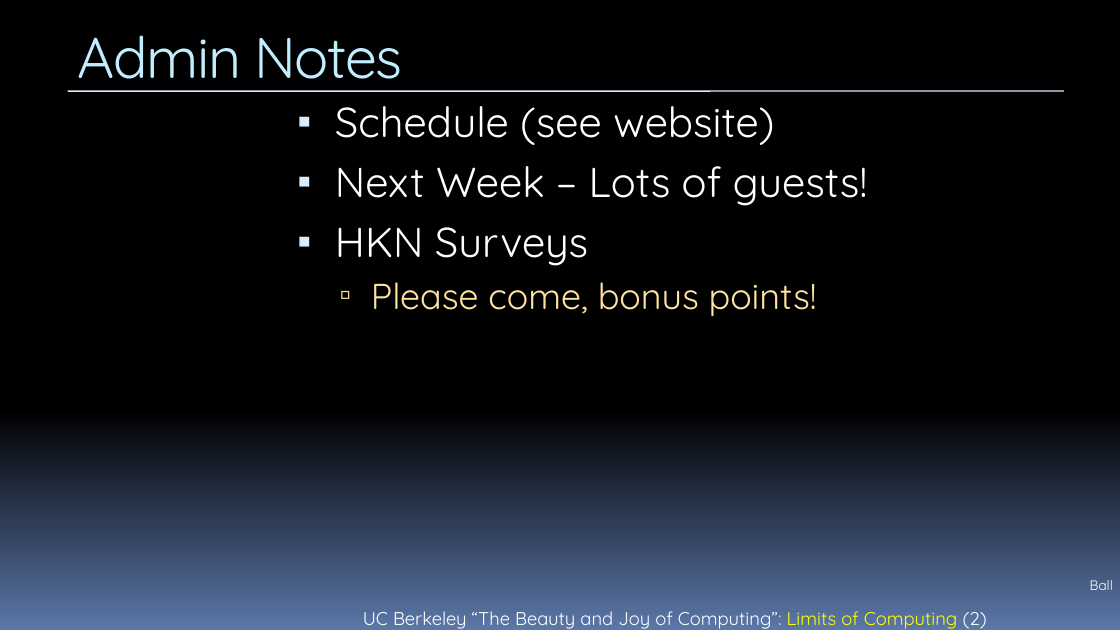
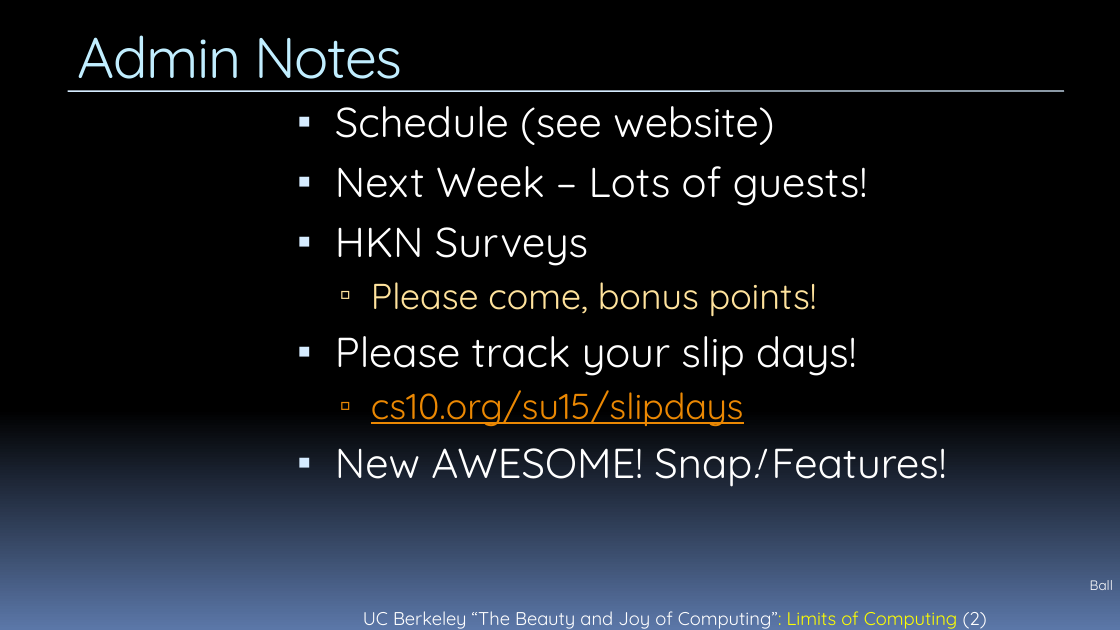
Before and after one commit to cs10/su16, a slide deck: slide 2 of lecture/L19 - Limits of Computing/src/L19-MB-Limits-of-Computing-CS10-Su15.pptx. Drawn at 1120x630 pixels with LibreOffice and Linux fonts; fonts in the diff are those of the drawing; background and template pictures are left out. Boxes give left, top, right and bottom in pixels: in the first picture for what was removed or moved away, otherwise in the second. Text is boxed around its words. In the diff, an @@ line names an element or a change of style, - is before the commit and + after.

Commit message:
lecture 21 files

```diff
--- a/lecture/L19 - Limits of Computing/src/L19-MB-Limits-of-Computing-CS10-Su15.pptx
+++ b/lecture/L19 - Limits of Computing/src/L19-MB-Limits-of-Computing-CS10-Su15.pptx
@@ text at (x1=335, y1=336, x2=946, y2=487): paragraphs added @@
+▪ Please track your slip days!
+  ▫ cs10.org/su15/slipdays
+▪ New AWESOME! Snap! Features!
```
Also in this commit, not shown: 4 other files.
